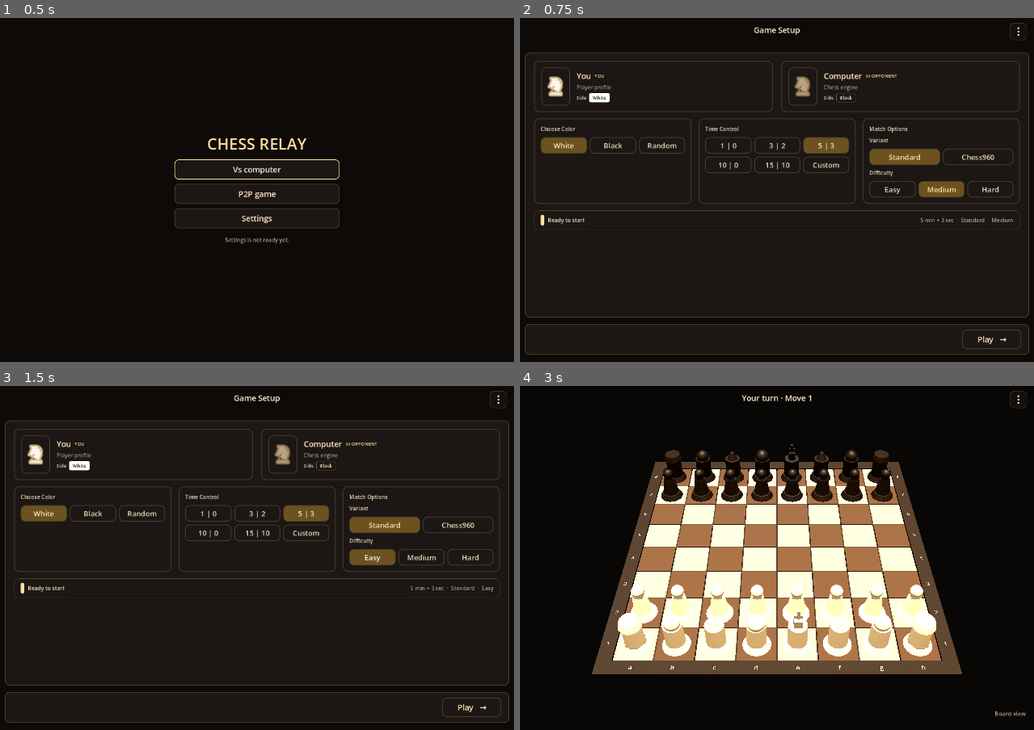
Above: before the commit, frames 1-4 (two rows, left to right).
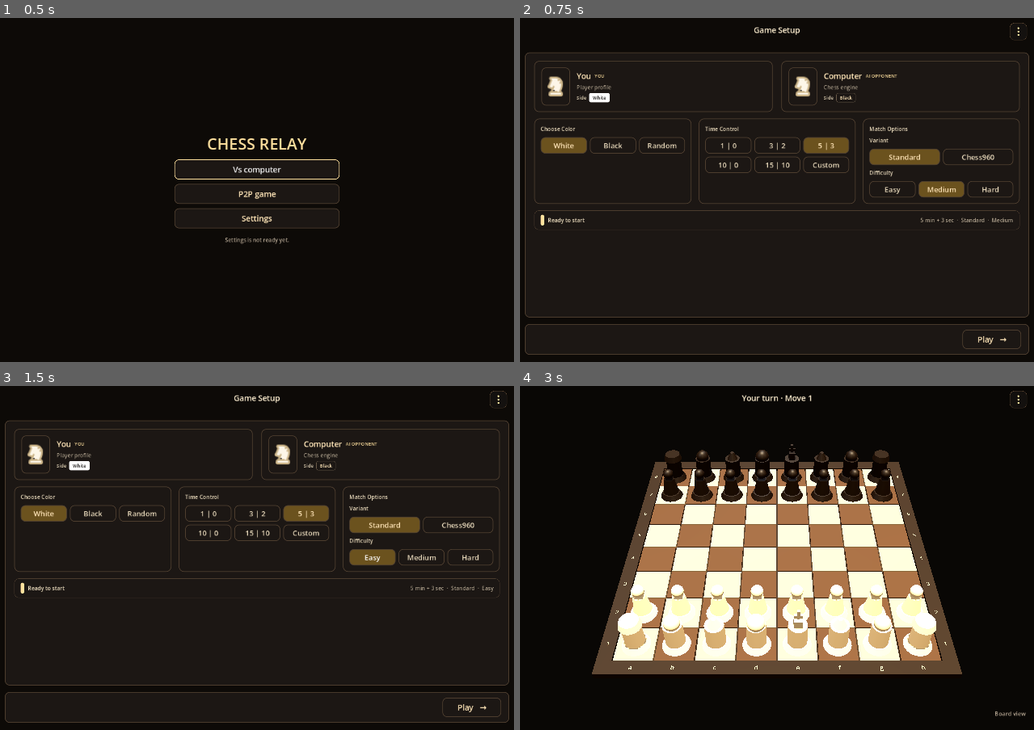
Above: after the commit, the same moments.

Repository: shedrackgodstime/chess-relay
Game: Godot game, scene res://src/ui/app/app_root.tscn
The game is run twice, just before and just after one commit, with the same random seed, the same clock (stepped at 60 frames per second) and the same inputs.
Inputs:
- Up to frame 1 (0.5 s): no input
- Up to frame 2 (0.75 s): click "Vs computer" at 0.5 s
- Up to frame 3 (1.5 s): click "Easy" at 1.25 s
- Up to frame 4 (3 s): click "Easy" at 2 s; click "Play →" at 2.75 s

Frame 1 is identical in both runs. In frame 2, 0.1% of the frame differs, in the area x 53-57%, y 16-23%; in frame 3, 0.1%; in frame 4, nothing differs.

Commit message:
Move the last UI colours into the theme, and check that the theme really supplies them
Item 3 of foundation_tightening. Four colours lived in scripts while the theme
already defined them, or would have.

- The hub's TEXT was a duplicate of a theme item and lost its last caller when the
  flows moved into the card, so it was deleted rather than moved.
- The modal backdrop was a ColorRect with a hard-coded colour. A ColorRect takes its
  colour from the node and nowhere else, so it is now a Panel with a ModalBackdrop
  variation and a re-theme can reach it.
- The opponent's dimmed piece icon was a modulate assignment and is now a
  MutedPieceIcon variation on the TextureRect.
- The connection meter's five colours were constants. That control draws its own bars
  and so cannot take them from a built-in type, which is the case the skinning docs
  describe when they say a custom control must read its own theme items from a script.
  They are the custom type NetworkBars now.

The four remaining add_theme_constant_override calls are all BoxContainer separations.
The skinning docs call local overrides "essential" for exactly those, so they stay.

Each new item is asserted in the UI checks by reading the resolved value back off a
live control. A theme item name the engine does not recognise is ignored without
complaint, so a misspelled variation looks right in the file and changes nothing at
run time. Without this, "the theme has the item" would not be evidence that anything
reads it. This also settles that colors/modulate is a real TextureRect theme item,
which had been assumed rather than checked.

Also recorded in the roadmap that item 1 is set but not verified, since it did not
escalate a warning in a headless script run.

Diff:
--- a/godot/src/ui/components/game_header/network_indicator.gd
+++ b/godot/src/ui/components/game_header/network_indicator.gd
@@ -2,37 +2,44 @@
 
 enum State { IDLE, CONNECTING, DEGRADED, GOOD, LOST }
 
-const BAR_COLOR_IDLE := Color(0.62, 0.60, 0.58, 1.0)
-const BAR_COLOR_CONNECTING := Color(1.0, 0.85, 0.25, 1.0)
-const BAR_COLOR_GOOD := Color(0.42, 0.92, 0.52, 1.0)
-const BAR_COLOR_LOST := Color(1.0, 0.27, 0.20, 1.0)
-const BAR_GHOST := Color(1.0, 1.0, 1.0, 0.26)
+## The meter's colours live in the theme under the NetworkBars type, and are read
+## here rather than held as constants. The control draws its own bars, so it cannot
+## take them from a built-in type the way a themed Label would.
+const BARS := &"NetworkBars"
 const BAR_TOPS := [24.0, 18.0, 12.0, 6.0]
 const BAR_CENTERS := [10.5, 18.0, 25.5, 33.0]
 const BAR_BASELINE := 30.0
 const BAR_WIDTH := 3.9
 
 var _active_bars := 0
-var _active_color := BAR_COLOR_IDLE
+var _active_color := Color.WHITE
+var _ghost_color := Color.WHITE
 
 
 func _ready() -> void:
 	mouse_filter = Control.MOUSE_FILTER_STOP
+	_ghost_color = _color("bar_ghost")
 	set_state(State.IDLE)
+
+
+## One of this control's own theme colours. A custom theme type has to be read from a
+## script; nothing applies it automatically.
+func _color(item: String) -> Color:
+	return get_theme_color(item, BARS)
 
 
 func set_state(state: int) -> void:
 	match state:
 		State.CONNECTING:
-			_set_visual_state(1, BAR_COLOR_CONNECTING, "Connection: connecting")
+			_set_visual_state(1, _color("bar_connecting"), "Connection: connecting")
 		State.DEGRADED:
-			_set_visual_state(2, BAR_COLOR_CONNECTING, "Connection: degraded")
+			_set_visual_state(2, _color("bar_connecting"), "Connection: degraded")
 		State.GOOD:
-			_set_visual_state(3, BAR_COLOR_GOOD, "Connection: good")
+			_set_visual_state(3, _color("bar_good"), "Connection: good")
 		State.LOST:
-			_set_visual_state(1, BAR_COLOR_LOST, "Connection: lost")
+			_set_visual_state(1, _color("bar_lost"), "Connection: lost")
 		_:
-			_set_visual_state(0, BAR_COLOR_IDLE, "Connection: idle")
+			_set_visual_state(0, _color("bar_idle"), "Connection: idle")
 
 
 func _set_visual_state(count: int, color: Color, description: String) -> void:
@@ -47,7 +54,7 @@
 	var origin := Vector2((size.x - 36.0 * scale_factor) * 0.5,
 		(size.y - 36.0 * scale_factor) * 0.5)
 	draw_circle(origin + Vector2(3.0, BAR_BASELINE) * scale_factor,
-		1.5 * scale_factor, BAR_GHOST)
+		1.5 * scale_factor, _ghost_color)
 	for index in range(BAR_TOPS.size()):
 		var top: float = BAR_TOPS[index] * scale_factor
 		var rect := Rect2(
@@ -55,6 +62,6 @@
 			Vector2(BAR_WIDTH * scale_factor,
 				(BAR_BASELINE - BAR_TOPS[index]) * scale_factor)
 		)
-		draw_rect(rect, BAR_GHOST)
+		draw_rect(rect, _ghost_color)
 		if index < _active_bars:
 			draw_rect(rect, _active_color)
--- a/godot/src/ui/components/participant_card/participant_card.gd
+++ b/godot/src/ui/components/participant_card/participant_card.gd
@@ -19,8 +19,11 @@
 	_type_label.text = player_type
 	_detail_label.text = detail
 	_apply_side_style()
+	# The opponent's piece is dimmed so it does not read as another white piece. It is a
+	# theme variation rather than a modulate assignment, so the dimming travels with the
+	# theme and is inspectable rather than only visible here.
 	if is_opponent:
-		_piece_icon.modulate = Color(0.72, 0.66, 0.58, 1.0)
+		_piece_icon.theme_type_variation = &"MutedPieceIcon"
 
 
 func set_side(value: String) -> void:
--- a/godot/src/ui/screens/game_setup/game_setup_screen.gd
+++ b/godot/src/ui/screens/game_setup/game_setup_screen.gd
@@ -143,9 +143,12 @@
 	_header_menu_layer.mouse_filter = Control.MOUSE_FILTER_IGNORE
 	add_child(_header_menu_layer)
 
-	var backdrop := ColorRect.new()
+	# A Panel rather than a ColorRect so the wash is a theme item. A ColorRect takes
+	# its colour from the node and nowhere else, which would put one more value in this
+	# script that a re-theme could not reach.
+	var backdrop := Panel.new()
+	backdrop.theme_type_variation = &"ModalBackdrop"
 	backdrop.set_anchors_and_offsets_preset(Control.PRESET_FULL_RECT)
-	backdrop.color = Color(0.05, 0.04, 0.03, 0.72)
 	backdrop.mouse_filter = Control.MOUSE_FILTER_STOP
 	backdrop.gui_input.connect(_on_header_menu_backdrop_input)
 	_header_menu_layer.add_child(backdrop)
--- a/godot/src/ui/screens/multiplayer_hub/multiplayer_hub_screen.gd
+++ b/godot/src/ui/screens/multiplayer_hub/multiplayer_hub_screen.gd
@@ -21,7 +21,6 @@
 
 const CODE_ALPHABET := "ABCDEFGHJKLMNPQRSTUVWXYZ23456789"
 const CODE_LENGTH := 6
-const TEXT := Color(1.0, 0.9, 0.72, 1.0)
 
 @onready var _invite_grid: GridContainer = %InviteGrid
 ## The card the running flow fills. A component rather than a panel built here,
--- a/godot/src/ui/theme/chess_relay_theme.tres
+++ b/godot/src/ui/theme/chess_relay_theme.tres
@@ -80,6 +80,9 @@
 corner_radius_top_right = 12
 corner_radius_bottom_right = 12
 corner_radius_bottom_left = 12
+
+[sub_resource type="StyleBoxFlat" id="modal_backdrop_panel"]
+bg_color = Color(0.05, 0.04, 0.03, 0.72)
 
 [sub_resource type="StyleBoxFlat" id="card_panel"]
 content_margin_left = 18.0
@@ -548,3 +551,19 @@
 
 SetupFooter/base_type = &"PanelContainer"
 SetupFooter/styles/panel = SubResource("surface_panel")
+
+ModalBackdrop/base_type = &"Panel"
+ModalBackdrop/styles/panel = SubResource("modal_backdrop_panel")
+
+MutedPieceIcon/base_type = &"TextureRect"
+MutedPieceIcon/colors/modulate = Color(0.72, 0.66, 0.58, 1)
+
+; The connection meter draws its own bars, so it cannot take these from a built-in
+; type. A custom theme type read by the script is the documented route for a custom
+; control: "Because built-in controls have no knowledge of your custom theme types, you
+; must utilize scripts to access those items."
+NetworkBars/colors/bar_idle = Color(0.62, 0.6, 0.58, 1)
+NetworkBars/colors/bar_connecting = Color(1.0, 0.85, 0.25, 1)
+NetworkBars/colors/bar_good = Color(0.42, 0.92, 0.52, 1)
+NetworkBars/colors/bar_lost = Color(1.0, 0.27, 0.2, 1)
+NetworkBars/colors/bar_ghost = Color(1.0, 1.0, 1.0, 0.26)
--- a/godot/tests/ui_smoke_test.gd
+++ b/godot/tests/ui_smoke_test.gd
@@ -78,6 +78,44 @@
 	participant.set_side("Random")
 	_check(participant.get_node("Content/Info/SideRow/SideValue").theme_type_variation == &"SetupNeutralSideBadge",
 		"participant card applies neutral badge style")
+
+	# A theme item name the engine does not know is ignored without complaint, so a
+	# variation can be misspelled and everything still runs. Reading the resolved value
+	# back is the only way to know the theme item is real. See
+	# foundation_tightening item 3.
+	var muted := Color(0.72, 0.66, 0.58, 1.0)
+	var rival := PARTICIPANT_SCENE.instantiate() as ParticipantCard
+	rival.is_opponent = true
+	root.add_child(rival)
+	await process_frame
+	var icon := rival.get_node("Content/Avatar/PieceIcon") as TextureRect
+	_check(icon.theme_type_variation == &"MutedPieceIcon",
+		"opponent piece uses the muted variation")
+	_check(icon.get_theme_color("modulate", "TextureRect") == muted,
+		"and the theme really supplies that colour, got %s"
+			% icon.get_theme_color("modulate", "TextureRect"))
+	rival.queue_free()
+
+	var backdrop := Panel.new()
+	backdrop.theme_type_variation = &"ModalBackdrop"
+	root.add_child(backdrop)
+	await process_frame
+	var wash := backdrop.get_theme_stylebox("panel") as StyleBoxFlat
+	_check(wash != null and wash.bg_color == Color(0.05, 0.04, 0.03, 0.72),
+		"modal backdrop wash comes from the theme, got %s"
+			% ("null" if wash == null else wash.bg_color))
+	backdrop.queue_free()
+
+	# The meter draws its own bars, so its colours come from a custom theme type read by
+	# the script. Checked here because a custom type that nothing reads would look
+	# perfectly correct in the theme file.
+	var bars := Control.new()
+	root.add_child(bars)
+	await process_frame
+	_check(bars.get_theme_color("bar_good", &"NetworkBars") == Color(0.42, 0.92, 0.52, 1),
+		"connection meter colours come from the theme, got %s"
+			% bars.get_theme_color("bar_good", &"NetworkBars"))
+	bars.queue_free()
 	participant.queue_free()
 
 	var setup := SETUP_SCENE.instantiate() as GameSetupScreen
Not shown, changed: godot/docs/architecture/foundation_tightening.md
